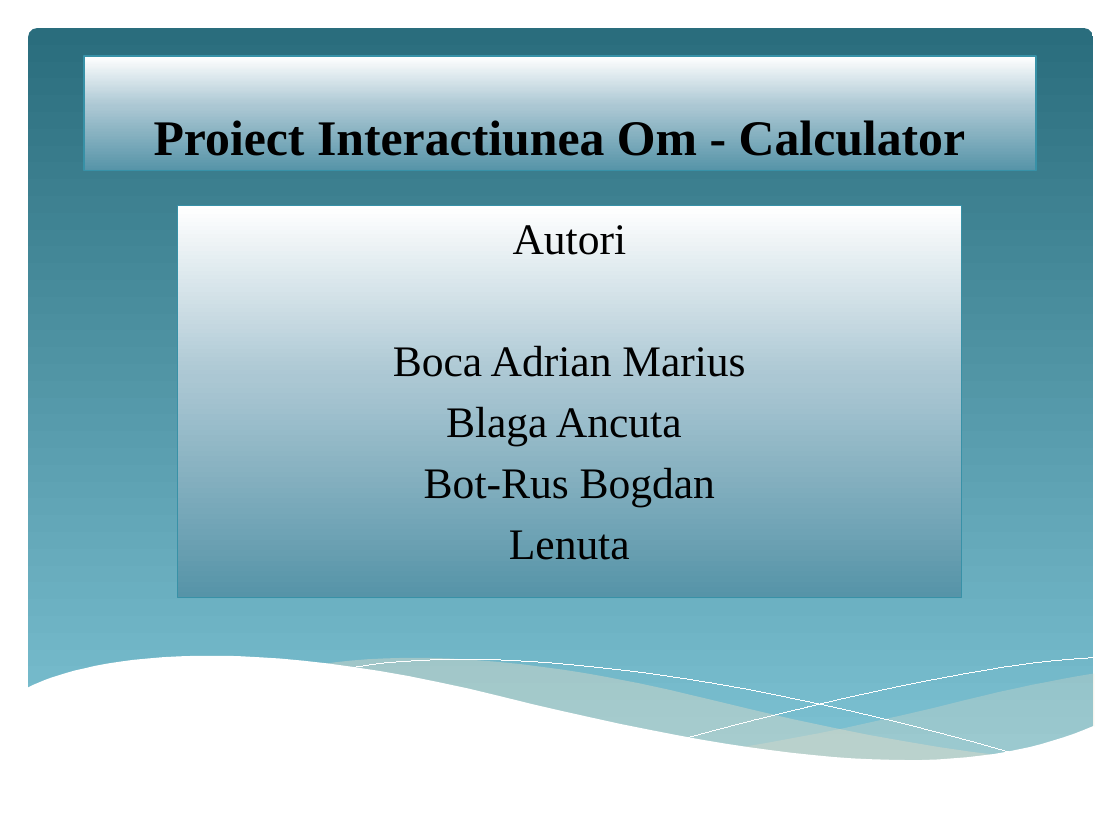
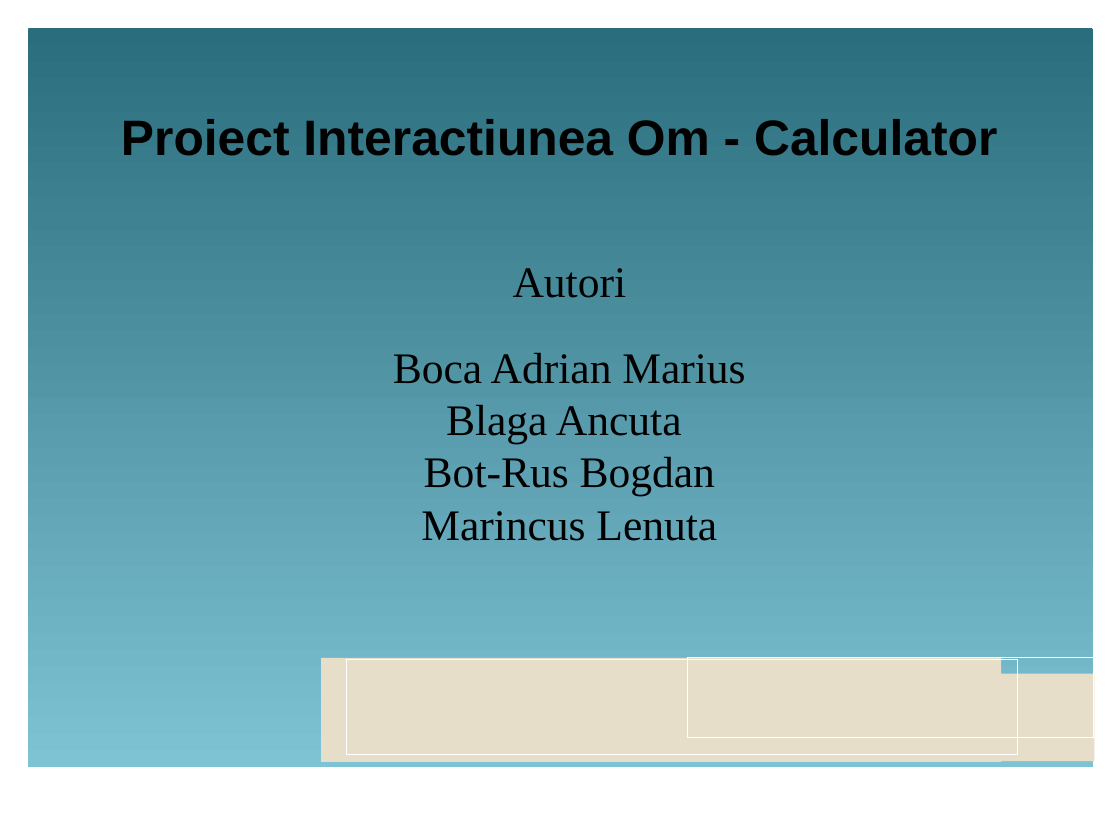
Before and after one commit to brir0567/HCI, a slide deck: slide 1 of DocumentFinal/HCI Prezentare.pptx. Drawn at 1120x840 pixels with LibreOffice and Linux fonts; fonts in the diff are those of the drawing. Boxes give left, top, right and bottom in pixels: in the first picture for what was removed or moved away, otherwise in the second. Text is boxed around its words. In the diff, an @@ line names an element or a change of style, - is before the commit and + after.

Commit message:
Spelling fixes, layout isues.

```diff
--- a/DocumentFinal/HCI Prezentare.pptx
+++ b/DocumentFinal/HCI Prezentare.pptx
@@ rounded rectangle at (x1=28, y1=28, x2=1093, y2=767): proportions changed @@
@@ rounded rectangle added at (x1=28, y1=28, x2=1093, y2=330), fill gradient #2A6D7D to #7EC3D4 @@
@@ text "Proiect Interactiunea Om - Calculator" moved from (x1=84, y1=56, x2=1036, y2=170) to (x1=121, y1=119, x2=997, y2=156) @@
@@ text "Proiect Interactiunea Om - Calculator" at (x1=121, y1=119, x2=997, y2=156): font Times New Roman to Arial; fill gradient #FFFFFF to #ABC8D3 to #5695A9 to none; outline #3891A7 0.75 pt to none @@
@@ text "Autori" moved from (x1=177, y1=205, x2=961, y2=597) to (x1=393, y1=268, x2=745, y2=541) @@
@@ text "Autori" at (x1=393, y1=268, x2=745, y2=541): vertical alignment top to middle; fill gradient #FFFFFF to #ABC8D3 to #5695A9 to none; outline #3891A7 0.75 pt to none @@
@@ rectangle added at (x1=320, y1=208, x2=999, y2=312), fill #E7DEC9 @@
@@ rectangle added at (x1=346, y1=209, x2=1016, y2=305), outline #FFFFFF 0.75 pt @@
@@ rectangle added at (x1=687, y1=207, x2=1092, y2=287), outline #FFFFFF 0.75 pt @@
@@ rectangle added at (x1=740, y1=224, x2=1093, y2=311), fill #E7DEC9 @@
@@ text at (x1=393, y1=268, x2=745, y2=496): less space between paragraphs @@
@@ text at (x1=421, y1=511, x2=717, y2=541): text changed @@
-Lenuta
+Marincus Lenuta
@@ group removed at (x1=26, y1=656, x2=1094, y2=820): 5 freeform shapes @@
@@ rectangle added at (x1=321, y1=657, x2=1001, y2=762), fill #E7DEC9 @@
@@ rectangle added at (x1=688, y1=657, x2=1093, y2=737), outline #FFFFFF 0.75 pt @@
@@ rectangle added at (x1=347, y1=660, x2=1018, y2=755), outline #FFFFFF 0.75 pt @@
@@ rectangle added at (x1=741, y1=673, x2=1094, y2=760), fill #E7DEC9 @@
```
Also in this commit, not shown: 4 other slides changed.
